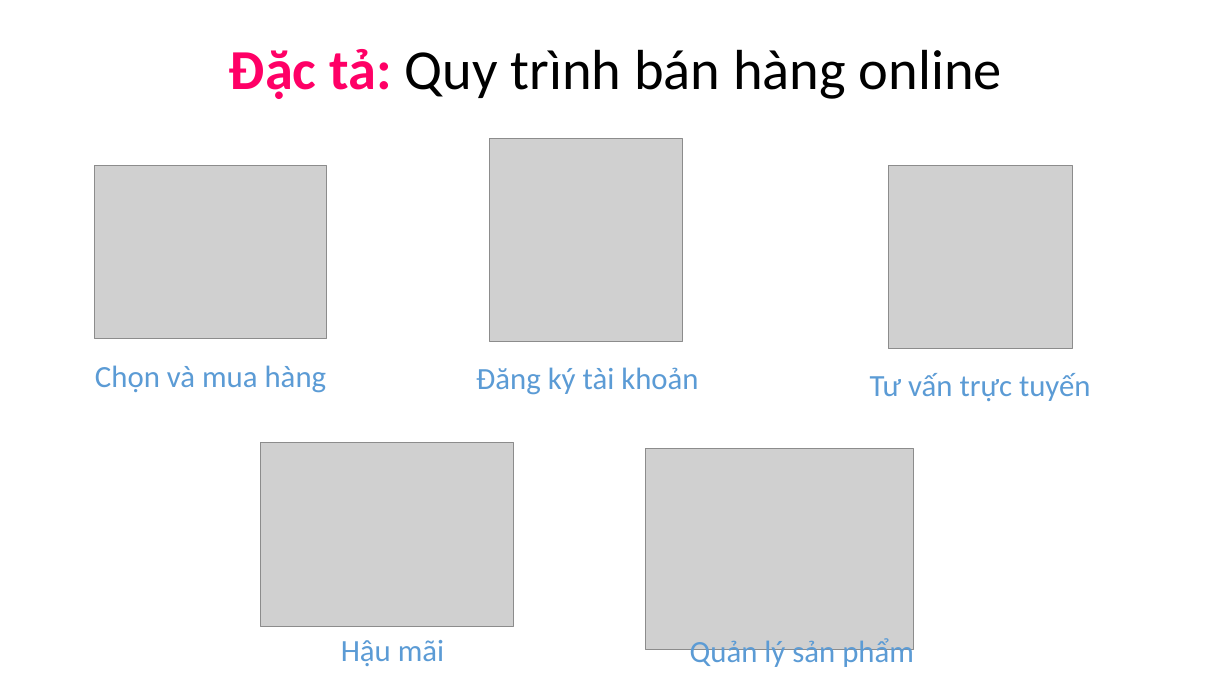
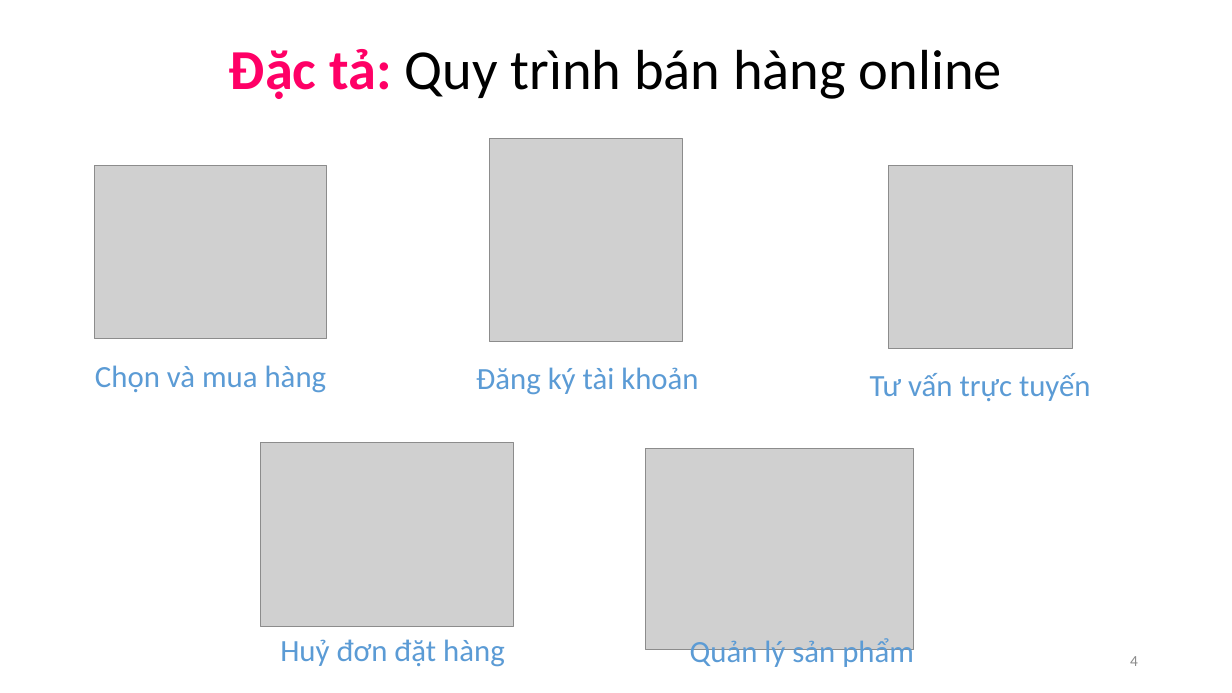
Before and after one commit to NguyenDucHoangLong/Group_4_HTTTHD, a slide deck: slide 4 of Document/Tuần 04 (01102015)/Nộp lên server/Báo cáo tổng hợp.pptx. Drawn at 1232x693 pixels with LibreOffice and Linux fonts; fonts in the diff are those of the drawing; grey boxes stand for pictures. Boxes give left, top, right and bottom in pixels: in the first picture for what was removed or moved away, otherwise in the second. Text is boxed around its words. In the diff, an @@ line names an element or a change of style, - is before the commit and + after.

```diff
--- a/Document/Tuần 04 (01102015)/Nộp lên server/Báo cáo tổng hợp.pptx
+++ b/Document/Tuần 04 (01102015)/Nộp lên server/Báo cáo tổng hợp.pptx
@@ text at (280,639,505,667): text changed @@
-Hậu mãi
+Huỷ đơn đặt hàng
@@ page number added at (1130,656,1138,666), 12 pt, text #8C8C8C @@
+4
```
Also in this commit, not shown: 15 other slides changed, 2 other files.
